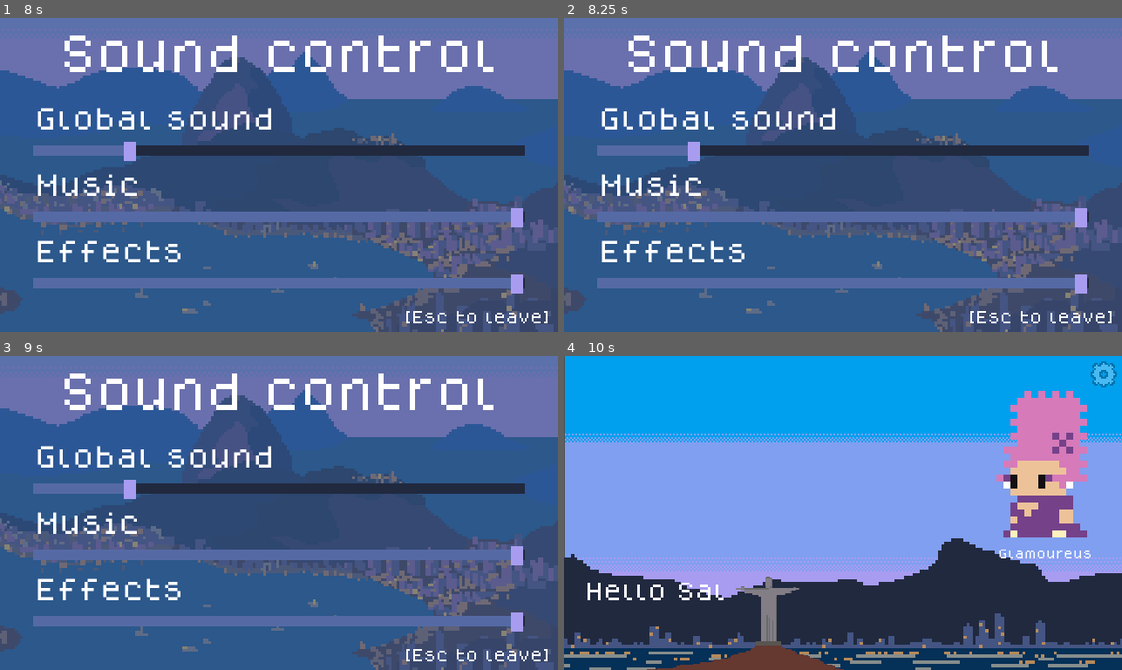
Above: before the commit, frames 1-4 (two rows, left to right).
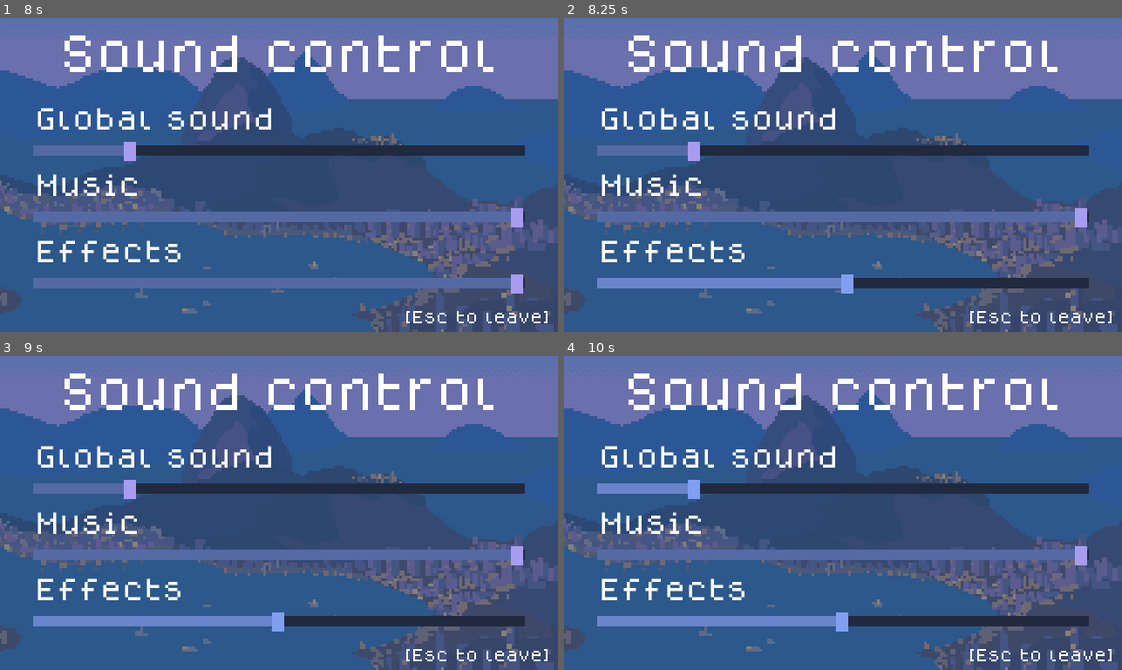
Above: after the commit, the same moments.

Repository: hamiltonromualdo/bring-ur-glam
Game: Godot game, scene res://src/UserInterface/TitleScreen.tscn
Same seed, same stepped clock (60 frames per second), same inputs: the game is played once before the commit and once after it. Sound files missing from this copy of the repository are replaced by a short silence.
Inputs (mouse positions are in pixels of both pictures, inside the frame that each line leads up to):
- Up to frame 1 (8 s): tap Enter (ui_accept) at 0.5, 0.77, 2, 2.27, 2.75, 3.5, 3.77, 4.25, 4.52, 5, 5.27 s; move the mouse to (401, 159) at 0.52 s; hold Right (ui_right) 0.53-1.25 s; click (541, 36) at 1.25 s; move the mouse to (167, 190) at 2.02 s; hold Right (ui_right) 2.03-2.78 s; move the mouse to (334, 105) at 2.77 s; hold Left (ui_left) 2.78-3.53 s; move the mouse to (251, 237) at 3.52 s; hold Right (ui_right) 3.53-5.03 s; move the mouse to (446, 222) at 4.27 s; move the mouse to (111, 127) at 5.02 s; hold Left (ui_left) 5.03-5.78 s; move the mouse to (306, 175) at 5.77 s; hold Right (ui_right) 5.78-6.5 s; click "Play" at 6.5 s; click "Play" at 7.25 s
- Up to frame 2 (8.25 s): click "Credits" at 8 s
- Up to frame 3 (9 s): move the mouse to (195, 434) at 8.77 s; hold Left (ui_left) from 8.78 s (still down)
- Up to frame 4 (10 s): keep holding Left (ui_left); tap Enter (ui_accept) at 9.02, 9.77 s; move the mouse to (965, 497) at 9.52 s

Frame 1 is identical in both runs. In frame 2, 3.0% of the frame differs, in the area x 5-94%, y 81-88%; in frame 3, 3.0%; in frame 4, 97%, in the area x 0-100%, y 0-100%.

Commit message:
Fixing merge mistakes sorry

Diff:
--- a/bring_ur_glam/assets/ui/flat_pixel_theme.tres
+++ b/bring_ur_glam/assets/ui/flat_pixel_theme.tres
@@ -25,28 +25,28 @@
 expand_margin_right = 2.0
 
 [sub_resource type="StyleBoxFlat" id=3]
-bg_color = Color( 0, 0.647059, 1, 1 )
-border_width_left = 2
-border_width_top = 2
-border_width_right = 2
-border_width_bottom = 2
+bg_color = Color( 0.117647, 0.207843, 0.341176, 1 )
 border_color = Color( 0, 0.447059, 0.647059, 1 )
+expand_margin_left = 4.0
+expand_margin_right = 4.0
+expand_margin_top = 2.0
+expand_margin_bottom = 2.0
 
 [sub_resource type="StyleBoxFlat" id=1]
-bg_color = Color( 0, 0.588235, 0.901961, 1 )
-border_width_left = 2
-border_width_top = 2
-border_width_right = 2
-border_width_bottom = 2
-border_color = Color( 0, 0.352941, 0.509804, 1 )
+bg_color = Color( 0.133333, 0.164706, 0.25098, 1 )
+border_color = Color( 1, 1, 1, 1 )
+expand_margin_left = 4.0
+expand_margin_right = 4.0
+expand_margin_top = 2.0
+expand_margin_bottom = 2.0
 
 [sub_resource type="StyleBoxFlat" id=4]
-bg_color = Color( 0, 0.447059, 0.686275, 1 )
-border_width_left = 2
-border_width_top = 2
-border_width_right = 2
-border_width_bottom = 2
+bg_color = Color( 0.117647, 0.207843, 0.341176, 1 )
 border_color = Color( 0, 0.270588, 0.396078, 1 )
+expand_margin_left = 4.0
+expand_margin_right = 4.0
+expand_margin_top = 2.0
+expand_margin_bottom = 2.0
 
 [sub_resource type="StyleBoxLine" id=15]
 color = Color( 0.337255, 0.419608, 0.65098, 1 )
--- a/bring_ur_glam/src/Levels/Playground.tscn
+++ b/bring_ur_glam/src/Levels/Playground.tscn
@@ -1937,7 +1937,7 @@
 tile_data = PoolIntArray( 524305, 536870930, 0, 655442, 19, 0, 786362, 6, 0, 786363, 6, 0, 786386, 12, 0, 786388, 12, 0 …(418 unchanged characters)…
 
 [node name="Player" parent="." instance=ExtResource( 5 )]
-position = Vector2( -1216, 175 )
+position = Vector2( -1213.47, 174.755 )
 scale = Vector2( 1, 1.00698 )
 
 [node name="DecorationOffset4" type="TileMap" parent="."]
@@ -2120,7 +2120,7 @@
 type = 2
 
 [node name="PickableItem7" parent="PickableItems/ScorePoints" instance=ExtResource( 20 )]
-position = Vector2( 1860.68, 28.0387 )
+position = Vector2( 1862.81, 28.0388 )
 type = 2
 
 [node name="Tween" type="Tween" parent="."]
